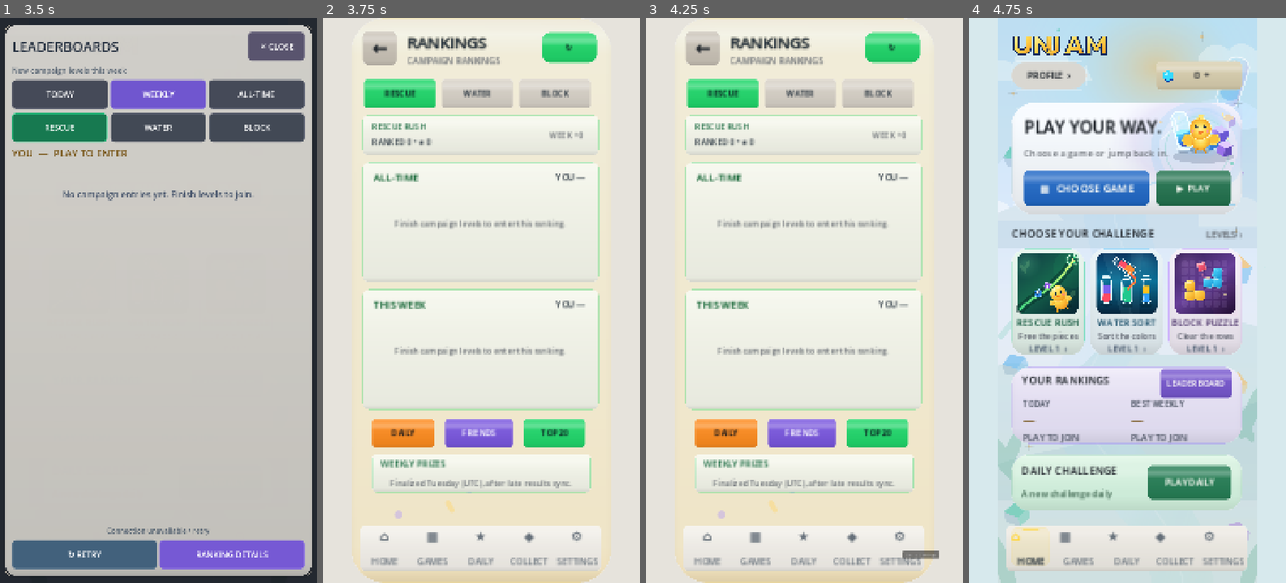
Above: before the commit, frames 1-4 (left to right).
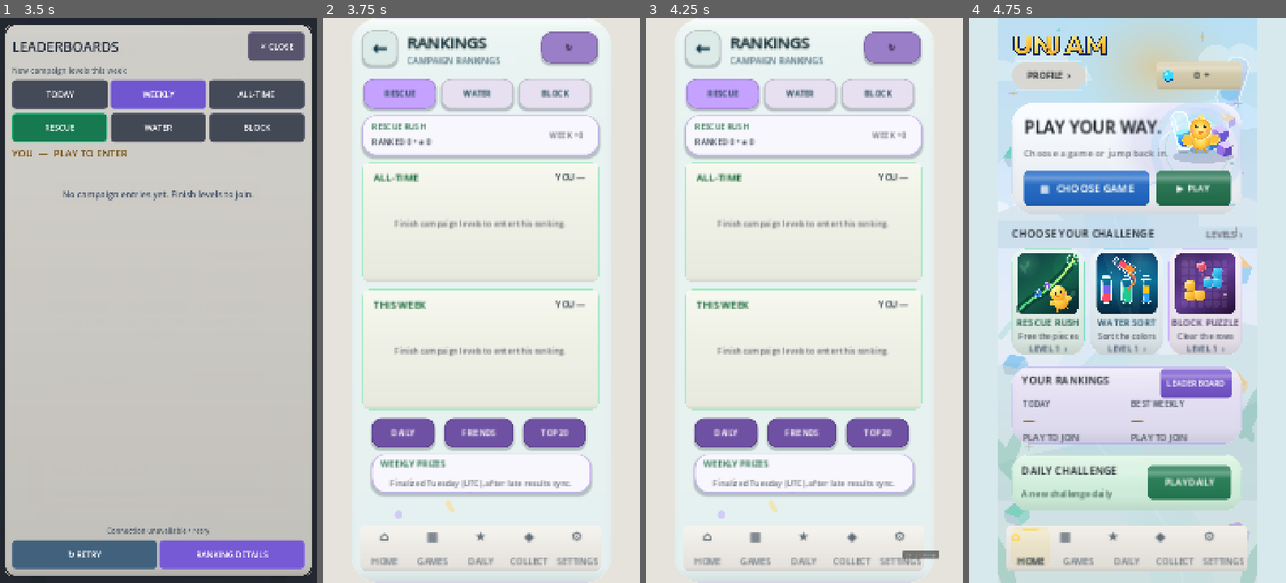
Above: after the commit, the same moments.

Repository: eghosa001/unjam
Game: Godot game, scene res://scenes/Boot.tscn
Same seed, same stepped clock (60 frames per second), same inputs: the game is played once before the commit and once after it.
Inputs (mouse positions are in pixels of both pictures, inside the frame that each line leads up to):
- Up to frame 1 (3.5 s): tap Enter (ui_accept) at 0.5, 0.77, 1.25 s; move the mouse to (228, 272) at 0.52 s; click (228, 272) at 0.67 s; drag from (95, 328) to (142, 413) at 1.27 s; click "LEADERBOARD" at 2 s; click (158, 549) at 2.75 s
- Up to frame 2 (3.75 s): click (576, 549) at 3.5 s
- Up to frame 3 (4.25 s): no input
- Up to frame 4 (4.75 s): click "←" at 4.25 s

Frame 1 is identical in both runs. In frame 2, 34% of the frame differs, in the area x 9-91%, y 0-100%; in frame 3, 34%; in frame 4, nothing differs.

Commit message:
feat(ui): apply unified V3 styling to live settings, daily and weekly rankings

Diff:
--- a/scripts/ui/premium_main_casual.gd
+++ b/scripts/ui/premium_main_casual.gd
@@ -1267,6 +1267,7 @@
 	canvas.add_child(recovery)
 
 	_figma_bottom_nav(canvas,"settings",dark_mode)
+	preload("res://scripts/ui/premium_v3_meta_skin.gd").apply(canvas, "settings", dark_mode)
 
 func _return_from_settings() -> void:
 	# Restore a real parent destination. In particular, Games -> Settings ->
@@ -1420,6 +1421,7 @@
 	board.accessibility_name = "View today's challenge leaderboard"
 	# Daily is a primary destination; campaign rankings remain a separate Compete flow.
 	_figma_bottom_nav(canvas, "daily")
+	preload("res://scripts/ui/premium_v3_meta_skin.gd").apply(canvas, "daily", _dark())
 
 func _figma_daily_progress(canvas: Control) -> void:
 	var done_count := 0
@@ -1587,6 +1589,7 @@
 		sync_status.accessibility_name = sync_status.tooltip_text
 	# Rankings are intentionally separate from the Daily destination.
 	_figma_bottom_nav(canvas,"")
+	preload("res://scripts/ui/premium_v3_meta_skin.gd").apply(canvas, "compete", _dark())
 
 func _figma_compete_game_tabs(canvas: Control, y: float, compact: bool = false) -> void:
 	var ids: Array[String] = ["rescue_rush","water_sort","block_puzzle"]
